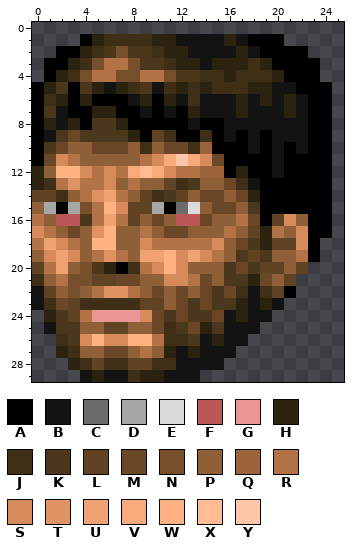
Pixel-art sprite, stored at graphics/stftl00.png. The picture above was drawn from the file before the commit.
The file is 26x30 pixels.
Palette (. is transparent): A #000000  B #131313  C #6b6b6b  D #a7a7a7  E #dbdbdb  F #bb5757  G #eb9797  H #2b230f  J #3f2f17  K #4b371b  L #5f4323  M #6b4727  N #774f2b  P #8f5f37  Q #9b633b  R #b37347  S #d78b5b  T #df9363  U #efa373  V #f7ab7b  W #ffb383  X #ffbb93  Y #ffc7a7
Pixels before, first column x 0:
 1 ....AHJJJJHHBBBBHBAAA....
 2 ..AAHJKNKKJHHBBBBHBAAAA..
 3 .AAHJNRRNKKJHHBHHHJHAAAA.
 4 .AHJNRRNNRRNKKJJHJJJHAAA.
 5 AHKAKHBHJKBJHJHJJJHHBBAAA
 6 AJHAHAAABHAHBJBBBHBHBHBAA
 7 AKBAAHHAABABAHBBBHBBBHBAA
 8 AHBHAKKHAAAAABAABBBBBBBAA
 9 ABKMKKKKHALJAAJABABABBBAA
10 AKMPPMMMPJPMMJQAAABABABAA
11 AMSRPPPPPRSVYVSMAAAABAAAA
12 HPWWSRSRVXVSRRQQAHAABAAAA
13 HJRTRRSPRPPLJKPPMJBAAAAAA
14 LLJPRTURPLJKLPMMPMHAAAAAA
15 PDADNRWSLLDACEPMMPKAAAAAA
16 RPFFKRURLPMPFFMPPRMALSPAA
17 SRPMPTWPPRPMMPPPRPLHRPSAA
18 RUSRPWWPPSRRRRRSPMKHLLSA.
19 PSUSPRTRPUUWSUSRPKLKPPRA.
20 LRUPNKHAJRSWSPPPKMKLLPL..
21 JPRNNLLMMPPSSRMPKKHMPL...
22 BLPNPRTTRPMPMPMKMJBJLA...
23 BJMLJJJJJLLPMKMKKHBHB....
24 .HKLRGGGGSMKMKKMBHBB.....
25 .BKKPPLLPPMJKMHKBBB......
26 ..JKSWSSWWRJJKBHBB.......
27 ..HJPPMMPRPHBHBBB........
28 ...HJLJJLLJJBBBB.........
29 ....BHBBJHHBBB...........
And afterwards:
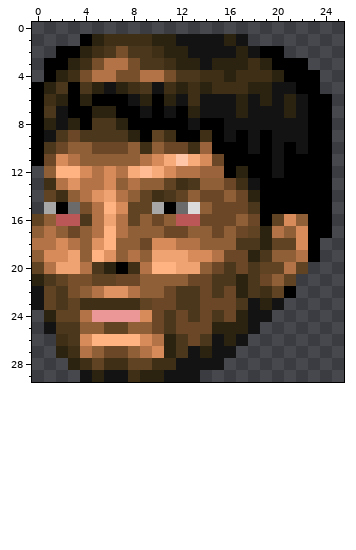
Edits made:
y 1: x 18..20 AAA -> ...
y 2: x 21..22 AA -> ..
y 3: x 23 A -> .
y 5: x 24 A -> .
y 12..13: x 0 H -> .
y 14: x 0 L -> .
y 15: x 0 P -> .; x 3 D -> C; x 17 P -> M
y 16: x 0 R -> L; x 15..17 PPR -> MMP
y 17: x 0 S -> P; x 5 T -> R; x 7 P -> R; x 9 R -> P; x 15..17 PRP -> MPM
y 18: x 1 U -> R; x 5 W -> T; x 9..11 SRR -> MSS; x 14..15 RS -> PP; x 17 M -> K
y 19: x 2..3 US -> SU; x 5 R -> W; x 7..9 RPU -> PRP; x 11..13 WSU -> UUS; x 16..18 PKL -> MMH
y 20: x 3..4 PN -> UR; x 10 S -> W; x 12..13 SP -> UU; x 15 P -> M; x 21 P -> R
y 21: x 0..2 JPR -> HKL; x 11..13 SSR -> PPM; x 15 P -> K; x 17..18 KH -> HK
y 22: x 2 P -> K; x 10..13 MPMP -> PMKK; x 17..18 JB -> HK
y 23: x 1..2 JM -> LK; x 10..12 LPM -> MMK; x 15..17 KKH -> MMK
y 24: x 2 K -> L; x 14..16 KMB -> MKM
y 25: x 11..12 JK -> KM; x 14..17 HKBB -> MHHH
y 26: x 6..7 SS -> WW; x 9 W -> S; x 11..16 JJKBHB -> HKMKBH
y 27: x 4 P -> R; x 10 P -> S; x 12..14 BHB -> KBH
Boxes around the changes in both pictures, in picture pixels (x1, y1, x2, y2):
erased: (248, 34, 332, 94)
changed: (32, 166, 296, 358)
